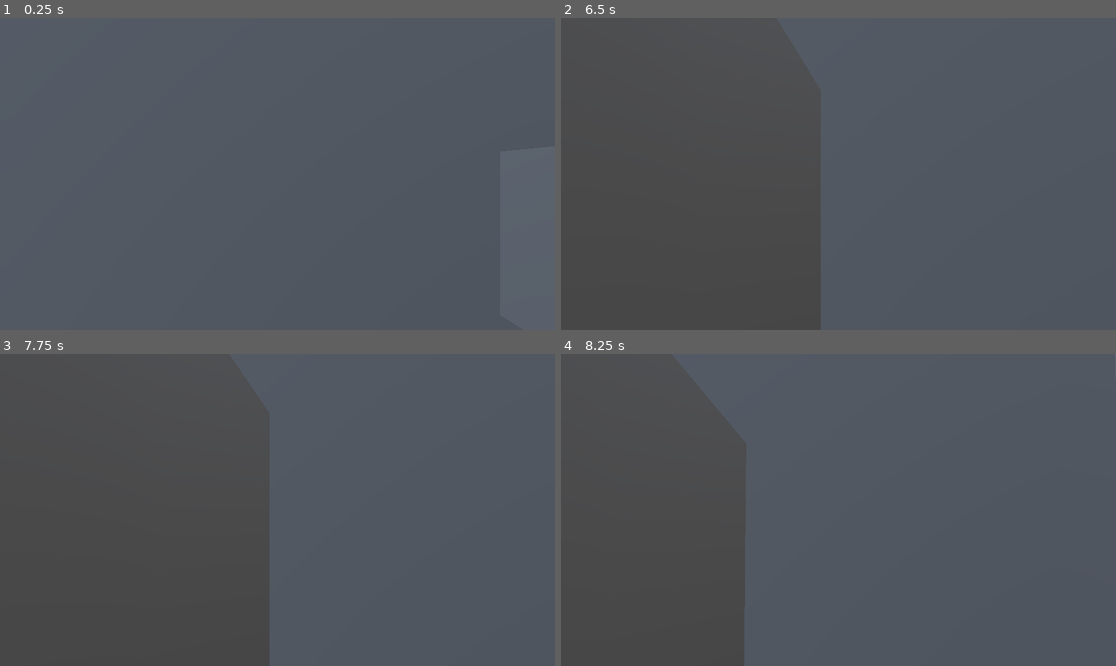
Above: before the commit, frames 1-4 (two rows, left to right).
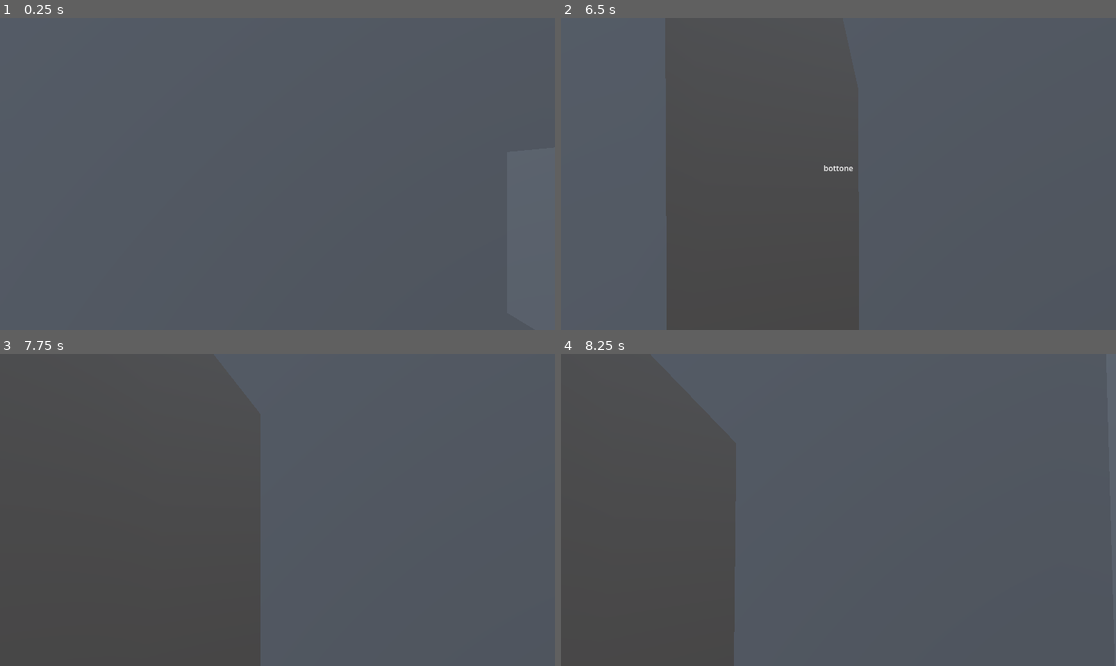
Above: after the commit, the same moments.

Repository: fabio98p/spagetti_invasion_jam
Game: Godot game, scene res://Levels/level_1/experimental.tscn
Two runs of this game, one before a commit and one after it. Both use one fixed random seed, a clock stepped at 60 frames per second and the inputs below.
Inputs (mouse positions are in pixels of both pictures, inside the frame that each line leads up to):
- Up to frame 1 (0.25 s): no input
- Up to frame 2 (6.5 s): tap Enter at 0.5, 2, 3.5 s; move the mouse to (866, 174) at 0.52 s; hold W (forward) 0.53-5.78 s; tap E (interaction) every 1.5 s from 0.6 to 5.1 s; tap Space at 1.25, 2.75, 4.25 s; move the mouse to (810, 174) at 1.27 s; tap Shift (sprint) every 1.5 s from 1.35 to 5.85 s; move the mouse to (849, 167) at 2.02 s; move the mouse to (832, 180) at 2.77 s; move the mouse to (877, 177) at 3.52 s; move the mouse to (794, 170) at 4.27 s; move the mouse to (844, 174) at 5.02 s; move the mouse to (816, 167) at 5.77 s; hold D (right) from 5.78 s (still down)
- Up to frame 3 (7.75 s): move the mouse to (305, 510) at 6.52 s; release D (right) at 6.53 s; hold W (forward) from 6.53 s (still down); tap E (interaction) at 6.6 s; move the mouse to (249, 510) at 7.27 s; tap Shift (sprint) at 7.35 s
- Up to frame 4 (8.25 s): keep holding W (forward); move the mouse to (849, 503) at 8.02 s; tap E (interaction) at 8.1 s

The runs differ from the first frame. In frame 2, 14% of the frame differs, in the area x 0-54%, y 20-100%; in frame 3, 0.6%; in frame 4, 0.6%.

Commit message:
tolto raycast print aaaaaaaaaa, risolto ascensore

Diff:
--- a/Player/ray_cast_3d.gd
+++ b/Player/ray_cast_3d.gd
@@ -4,7 +4,6 @@
 	label.text= ""
 func _process(delta: float) -> void:
 	if is_colliding():
-		print('aaaaaaaaaaaaaaaaaa')
 		var collider = get_collider()
 		if collider is interactible:
 			label.text = collider.int_name
--- a/elevator_door.gd
+++ b/elevator_door.gd
@@ -8,12 +8,7 @@
 
 func toggle():
 	is_open = not is_open
-	print("ciao")
 	if is_open:
 		playback.travel("open_door")
 	else:
-		playback.travel("RESET")
-
-
-func _on_button_interact() -> void:
-	print("ciao")
+		playback.travel("clode_door")
--- a/elevator_door.tscn
+++ b/elevator_door.tscn
@@ -9,6 +9,57 @@
 
 [sub_resource type="ConvexPolygonShape3D" id="ConvexPolygonShape3D_you3r"]
 points = PackedVector3Array(0.5, 0.5, 0.5, 0.5, 0.5, -0.5, -0.5, 0.5, 0.5, 0.5, -0.5, 0.5, 0.5, -0.5, -0.5, -0.5, 0.5, -0.5, -0.5, -0.5, 0.5, -0.5, -0.5, -0.5)
+
+[sub_resource type="Animation" id="Animation_you3r"]
+length = 0.001
+tracks/0/type = "value"
+tracks/0/imported = false
+tracks/0/enabled = true
+tracks/0/path = NodePath("StaticBody3D/MeshInstance3D:position")
+tracks/0/interp = 1
+tracks/0/loop_wrap = true
+tracks/0/keys = {
+"times": PackedFloat32Array(0),
+"transitions": PackedFloat32Array(1),
+"update": 0,
+"values": [Vector3(0.429585, 0, 0)]
+}
+tracks/1/type = "value"
+tracks/1/imported = false
+tracks/1/enabled = true
+tracks/1/path = NodePath("StaticBody3D/CollisionShape3D:position")
+tracks/1/interp = 1
+tracks/1/loop_wrap = true
+tracks/1/keys = {
+"times": PackedFloat32Array(0),
+"transitions": PackedFloat32Array(1),
+"update": 0,
+"values": [Vector3(0.429585, 0, 0)]
+}
+tracks/2/type = "value"
+tracks/2/imported = false
+tracks/2/enabled = true
+tracks/2/path = NodePath("StaticBody3D2/MeshInstance3D2:position")
+tracks/2/interp = 1
+tracks/2/loop_wrap = true
+tracks/2/keys = {
+"times": PackedFloat32Array(0),
+"transitions": PackedFloat32Array(1),
+"update": 0,
+"values": [Vector3(1.22706, 0, 0)]
+}
+tracks/3/type = "value"
+tracks/3/imported = false
+tracks/3/enabled = true
+tracks/3/path = NodePath("StaticBody3D2/CollisionShape3D2:position")
+tracks/3/interp = 1
+tracks/3/loop_wrap = true
+tracks/3/keys = {
+"times": PackedFloat32Array(0),
+"transitions": PackedFloat32Array(1),
+"update": 0,
+"values": [Vector3(1.22706, 0, 0)]
+}
 
 [sub_resource type="Animation" id="Animation_3u8dv"]
 resource_name = "open_door"
@@ -62,8 +113,9 @@
 "values": [Vector3(1.22706, 0, 0), Vector3(1.99503, 0, 0)]
 }
 
-[sub_resource type="Animation" id="Animation_you3r"]
-length = 0.001
+[sub_resource type="Animation" id="Animation_xi2ua"]
+resource_name = "clode_door"
+length = 2.0
 tracks/0/type = "value"
 tracks/0/imported = false
 tracks/0/enabled = true
@@ -71,10 +123,10 @@
 tracks/0/interp = 1
 tracks/0/loop_wrap = true
 tracks/0/keys = {
-"times": PackedFloat32Array(0),
-"transitions": PackedFloat32Array(1),
-"update": 0,
-"values": [Vector3(0.429585, 0, 0)]
+"times": PackedFloat32Array(0, 2),
+"transitions": PackedFloat32Array(1, 1),
+"update": 0,
+"values": [Vector3(-0.324971, 0, 0), Vector3(0.429585, 0, 0)]
 }
 tracks/1/type = "value"
 tracks/1/imported = false
@@ -83,10 +135,10 @@
 tracks/1/interp = 1
 tracks/1/loop_wrap = true
 tracks/1/keys = {
-"times": PackedFloat32Array(0),
-"transitions": PackedFloat32Array(1),
-"update": 0,
-"values": [Vector3(0.429585, 0, 0)]
+"times": PackedFloat32Array(0, 2),
+"transitions": PackedFloat32Array(1, 1),
+"update": 0,
+"values": [Vector3(-0.324971, 0, 0), Vector3(0.429585, 0, 0)]
 }
 tracks/2/type = "value"
 tracks/2/imported = false
@@ -95,10 +147,10 @@
 tracks/2/interp = 1
 tracks/2/loop_wrap = true
 tracks/2/keys = {
-"times": PackedFloat32Array(0),
-"transitions": PackedFloat32Array(1),
-"update": 0,
-"values": [Vector3(1.22706, 0, 0)]
+"times": PackedFloat32Array(0, 2),
+"transitions": PackedFloat32Array(1, 1),
+"update": 0,
+"values": [Vector3(1.99503, 0, 0), Vector3(1.22706, 0, 0)]
 }
 tracks/3/type = "value"
 tracks/3/imported = false
@@ -107,40 +159,41 @@
 tracks/3/interp = 1
 tracks/3/loop_wrap = true
 tracks/3/keys = {
-"times": PackedFloat32Array(0),
-"transitions": PackedFloat32Array(1),
-"update": 0,
-"values": [Vector3(1.22706, 0, 0)]
+"times": PackedFloat32Array(0, 2),
+"transitions": PackedFloat32Array(1, 1),
+"update": 0,
+"values": [Vector3(1.99503, 0, 0), Vector3(1.22706, 0, 0)]
 }
 
 [sub_resource type="AnimationLibrary" id="AnimationLibrary_xi2ua"]
 _data = {
 &"RESET": SubResource("Animation_you3r"),
+&"clode_door": SubResource("Animation_xi2ua"),
 &"open_door": SubResource("Animation_3u8dv")
 }
 
-[sub_resource type="AnimationNodeAnimation" id="AnimationNodeAnimation_3u8dv"]
-animation = &"RESET"
+[sub_resource type="AnimationNodeAnimation" id="AnimationNodeAnimation_xi2ua"]
+animation = &"clode_door"
 
 [sub_resource type="AnimationNodeAnimation" id="AnimationNodeAnimation_you3r"]
 animation = &"open_door"
 
+[sub_resource type="AnimationNodeStateMachineTransition" id="AnimationNodeStateMachineTransition_vu8ev"]
+advance_mode = 2
+
+[sub_resource type="AnimationNodeStateMachineTransition" id="AnimationNodeStateMachineTransition_you3r"]
+switch_mode = 2
+
 [sub_resource type="AnimationNodeStateMachineTransition" id="AnimationNodeStateMachineTransition_xi2ua"]
-advance_mode = 2
-
-[sub_resource type="AnimationNodeStateMachineTransition" id="AnimationNodeStateMachineTransition_vu8ev"]
 switch_mode = 2
 
-[sub_resource type="AnimationNodeStateMachineTransition" id="AnimationNodeStateMachineTransition_bqbt6"]
-switch_mode = 2
-
 [sub_resource type="AnimationNodeStateMachine" id="AnimationNodeStateMachine_ajajq"]
-states/RESET/node = SubResource("AnimationNodeAnimation_3u8dv")
-states/RESET/position = Vector2(449, 164)
 states/Start/position = Vector2(211, 82)
+states/clode_door/node = SubResource("AnimationNodeAnimation_xi2ua")
+states/clode_door/position = Vector2(449, 160)
 states/open_door/node = SubResource("AnimationNodeAnimation_you3r")
 states/open_door/position = Vector2(449, 40)
-transitions = ["Start", "RESET", SubResource("AnimationNodeStateMachineTransition_xi2ua"), "open_door", "RESET", SubResource("AnimationNodeStateMachineTransition_vu8ev"), "RESET", "open_door", SubResource("AnimationNodeStateMachineTransition_bqbt6")]
+transitions = ["Start", "clode_door", SubResource("AnimationNodeStateMachineTransition_vu8ev"), "clode_door", "open_door", SubResource("AnimationNodeStateMachineTransition_you3r"), "open_door", "clode_door", SubResource("AnimationNodeStateMachineTransition_xi2ua")]
 graph_offset = Vector2(-63, -9)
 
 [node name="Elevator_door" type="Node3D"]
Not shown: 1 places in Levels/level_1/experimental.tscn that only renumber resources
Not shown: 1 places in elevator_door.tscn that only renumber resources
